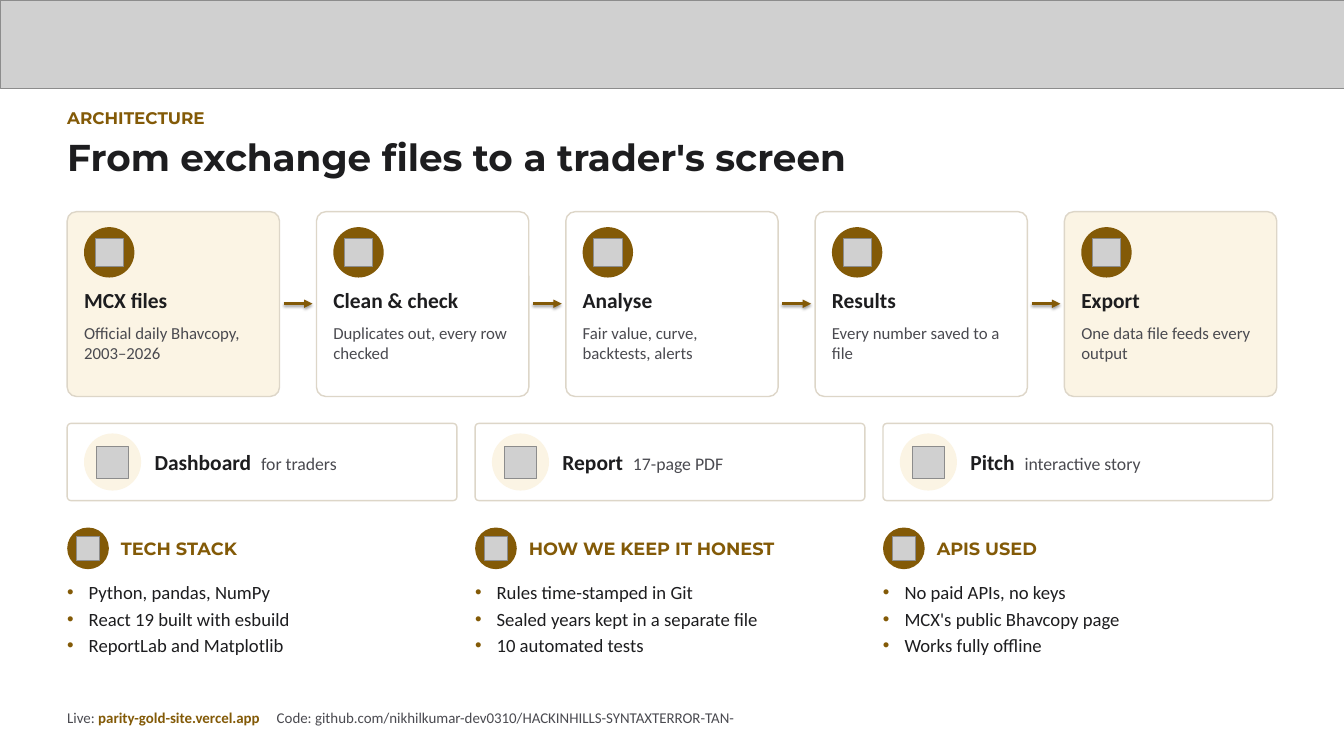
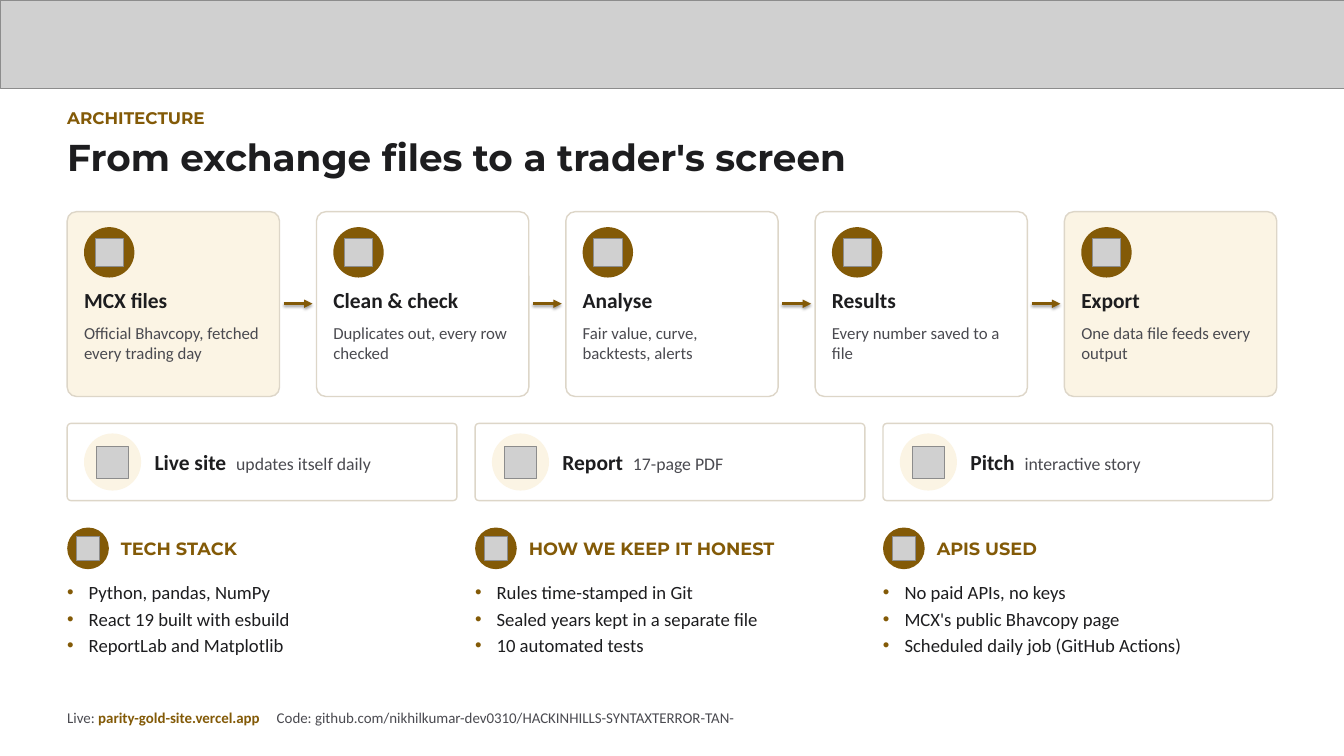
Before and after one commit to nikhilkumar-dev0310/HACKINHILLS-SYNTAXTERROR-TAN-, a slide deck: slide 4 of commodity/presentation/round1/Parity_SyntaxTerror_Round1.pptx. Drawn at 1344x756 pixels with LibreOffice and Linux fonts; fonts in the diff are those of the drawing; grey boxes stand for pictures. Boxes give left, top, right and bottom in pixels: in the first picture for what was removed or moved away, otherwise in the second. Text is boxed around its words. In the diff, an @@ line names an element or a change of style, - is before the commit and + after.

```diff
--- a/commodity/presentation/round1/Parity_SyntaxTerror_Round1.pptx
+++ b/commodity/presentation/round1/Parity_SyntaxTerror_Round1.pptx
@@ text at (84, 327, 258, 362): text changed @@
-Official daily Bhavcopy, 2003–2026
+Official Bhavcopy, fetched every trading day
@@ text at (155, 455, 371, 473): text changed @@
-Dashboard for traders
+Live site updates itself daily
@@ text at (905, 638, 1181, 655): text changed @@
-• Works fully offline
+• Scheduled daily job (GitHub Actions)
```
Also in this commit, not shown: 5 other slides changed, 5 other files.
